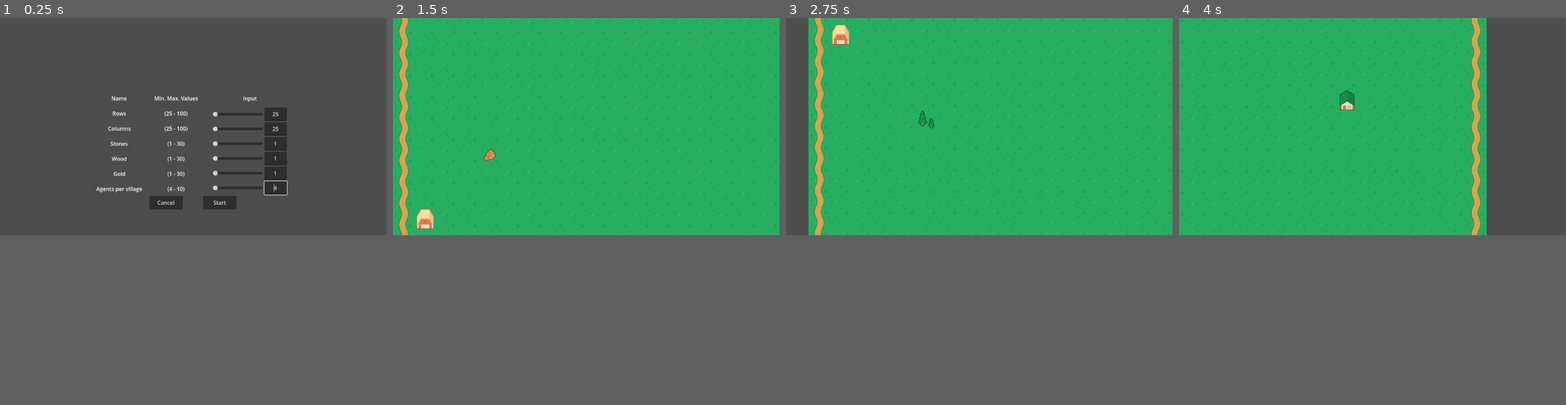
Above: before the commit, frames 1-4 (left to right).
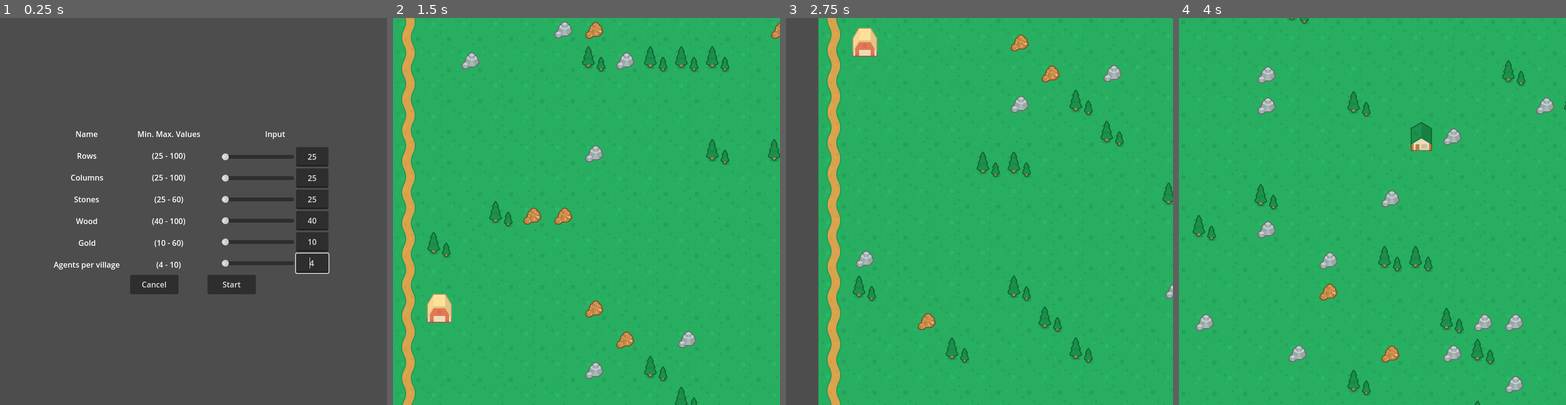
Above: after the commit, the same moments.

Repository: ApostolisSiampanis/intelligent-agents
Game: Godot game, scene res://scenes/input_screen.tscn
Same seed, same stepped clock (60 frames per second), same inputs: the game is played once before the commit and once after it.
Inputs (mouse positions are in pixels of both pictures, inside the frame that each line leads up to):
- Up to frame 1 (0.25 s): no input
- Up to frame 2 (1.5 s): click "Start" at 0.5 s; tap Enter at 1.25 s; move the mouse to (671, 114) at 1.27 s; hold S (camera_move_down) from 1.28 s (still down)
- Up to frame 3 (2.75 s): move the mouse to (902, 137) at 2.02 s; release S (camera_move_down) at 2.03 s; tap A (camera_move_left) at 2.1 s
- Up to frame 4 (4 s): tap Space at 2.75 s; move the mouse to (1411, 79) at 2.77 s; hold D (camera_move_right) 2.78-3.53 s; move the mouse to (1353, 168) at 3.52 s; tap W (camera_move_up) at 3.6 s
In our replay, the window is 799x449 before the commit and 800x800 after it. These sizes can differ from the game's own. Grey fills any space a smaller window leaves; there, only what the larger window draws over its background counts as a difference.

The runs differ from the first frame. In frame 1, 8.1% of the frame differs, in the area x 13-86%, y 20-72%; in frame 2, 6.4%; in frame 3, 11%; in frame 4, 16%, in the area x 3-100%, y 0-100%.

Commit message:
small changes

Diff:
--- a/project.godot
+++ b/project.godot
@@ -17,6 +17,9 @@
 
 [display]
 
+window/size/viewport_width=800
+window/size/viewport_height=800
+window/size/resizable=false
 window/vsync/vsync_mode=2
 
 [dotnet]
--- a/scenes/input_screen.tscn
+++ b/scenes/input_screen.tscn
@@ -7,9 +7,9 @@
 [node name="input_screen" type="Node2D"]
 
 [node name="CenterContainer" type="CenterContainer" parent="."]
-custom_minimum_size = Vector2(1152, 648)
-offset_right = 800.0
-offset_bottom = 799.0
+custom_minimum_size = Vector2(800, 800)
+offset_right = 639.0
+offset_bottom = 343.0
 
 [node name="VBoxContainer" type="VBoxContainer" parent="CenterContainer"]
 layout_mode = 2
@@ -85,19 +85,19 @@
 
 [node name="LabelStonesValue" type="Label" parent="CenterContainer/VBoxContainer/GridContainerParameters/VBoxContainerValue"]
 layout_mode = 2
-text = "(1 - 30)
+text = "(25 - 60)
 "
 horizontal_alignment = 1
 
 [node name="LabelWoodValue" type="Label" parent="CenterContainer/VBoxContainer/GridContainerParameters/VBoxContainerValue"]
 layout_mode = 2
-text = "(1 - 30)
+text = "(40 - 100)
 "
 horizontal_alignment = 1
 
 [node name="LabelGoldValue" type="Label" parent="CenterContainer/VBoxContainer/GridContainerParameters/VBoxContainerValue"]
 layout_mode = 2
-text = "(1 - 30)
+text = "(10 - 60)
 "
 horizontal_alignment = 1
 
@@ -166,13 +166,13 @@
 [node name="HSlider" type="HSlider" parent="CenterContainer/VBoxContainer/GridContainerParameters/VBoxContainerInput/HBoxContainerStone"]
 custom_minimum_size = Vector2(150, 40)
 layout_mode = 2
-min_value = 1.0
-max_value = 30.0
-value = 1.0
+min_value = 25.0
+max_value = 60.0
+value = 25.0
 
 [node name="LineEdit" type="LineEdit" parent="CenterContainer/VBoxContainer/GridContainerParameters/VBoxContainerInput/HBoxContainerStone"]
 layout_mode = 2
-text = "1"
+text = "25"
 placeholder_text = "Value"
 alignment = 1
 expand_to_text_length = true
@@ -187,13 +187,13 @@
 [node name="HSlider" type="HSlider" parent="CenterContainer/VBoxContainer/GridContainerParameters/VBoxContainerInput/HBoxContainerWood"]
 custom_minimum_size = Vector2(150, 40)
 layout_mode = 2
-min_value = 1.0
-max_value = 30.0
-value = 1.0
+min_value = 40.0
+max_value = 80.0
+value = 40.0
 
 [node name="LineEdit" type="LineEdit" parent="CenterContainer/VBoxContainer/GridContainerParameters/VBoxContainerInput/HBoxContainerWood"]
 layout_mode = 2
-text = "1"
+text = "40"
 placeholder_text = "Value"
 alignment = 1
 expand_to_text_length = true
@@ -208,13 +208,13 @@
 [node name="HSlider" type="HSlider" parent="CenterContainer/VBoxContainer/GridContainerParameters/VBoxContainerInput/HBoxContainerGold"]
 custom_minimum_size = Vector2(150, 40)
 layout_mode = 2
-min_value = 1.0
-max_value = 30.0
-value = 1.0
+min_value = 10.0
+max_value = 60.0
+value = 10.0
 
 [node name="LineEdit" type="LineEdit" parent="CenterContainer/VBoxContainer/GridContainerParameters/VBoxContainerInput/HBoxContainerGold"]
 layout_mode = 2
-text = "1"
+text = "10"
 placeholder_text = "Value"
 alignment = 1
 expand_to_text_length = true
--- a/scenes/map_generator.tscn
+++ b/scenes/map_generator.tscn
@@ -42,4 +42,5 @@
 
 [node name="Camera2D" type="Camera2D" parent="."]
 anchor_mode = 0
+limit_smoothed = true
 script = ExtResource("3_g5pt1")
--- a/scripts/camera_movement.gd
+++ b/scripts/camera_movement.gd
@@ -1,4 +1,7 @@
 extends Camera2D
+
+@onready var tile_map = $"../TileMap"
+
 
 @export var zoomSpeed : float = 10;
 
--- a/scripts/tile_map.gd
+++ b/scripts/tile_map.gd
@@ -1,4 +1,5 @@
 extends TileMap
+
 
 class TileInfo:
 	var type = ""
